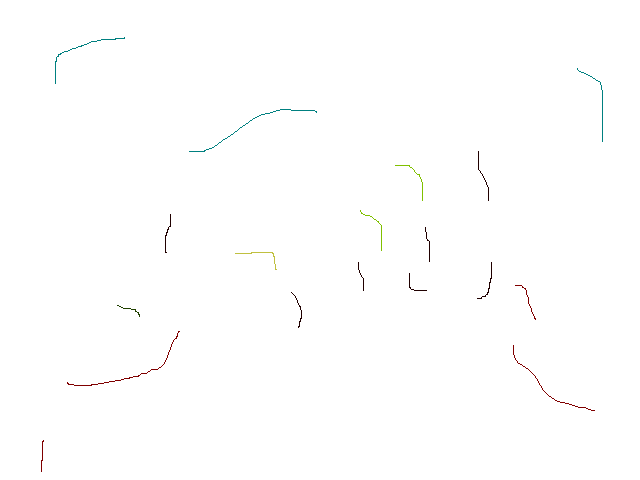
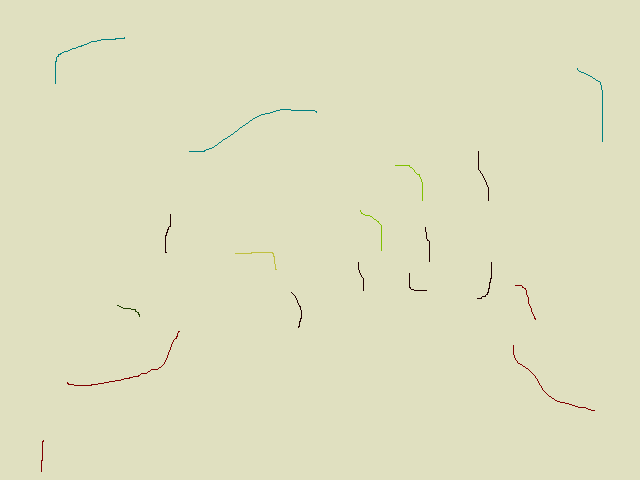
Before/after of a (640, 480) layered artwork. What changed in the layer stack:
painted on "Background" over [0, 0, 640, 480]
painted on "9_randomLow.png" over [0, 0, 640, 480]
